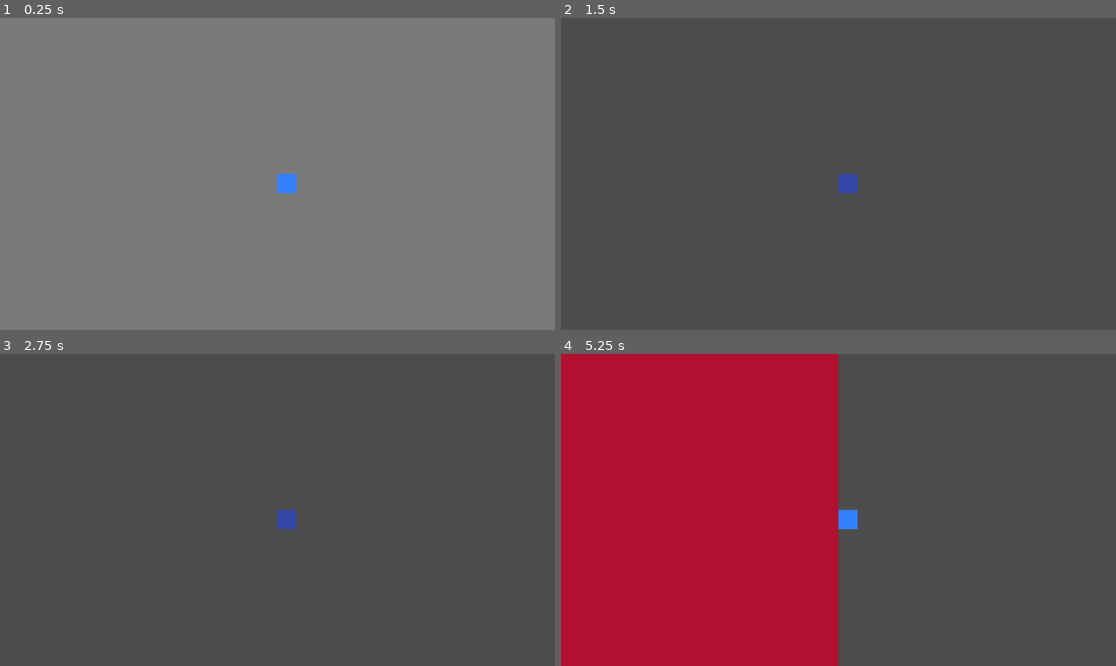
Above: before the commit, frames 1-4 (two rows, left to right).
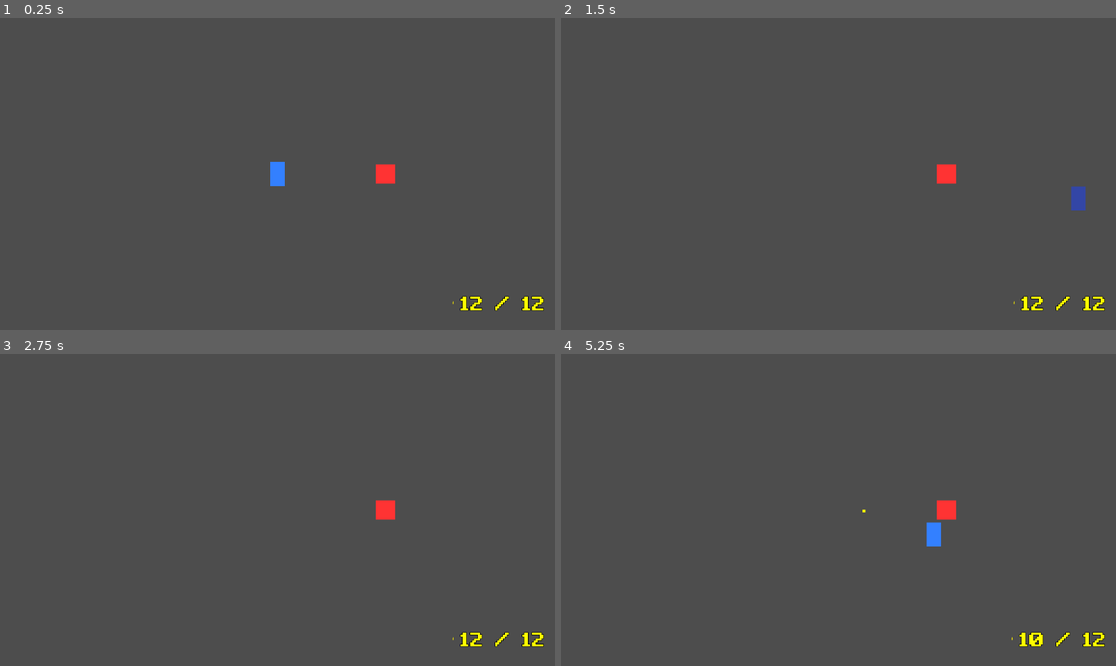
Above: after the commit, the same moments.

Repository: Michael-B-Li/game-jam
Game: Godot game, scene res://player/gun_test.tscn
The game is run twice, just before and just after one commit, with the same random seed, the same clock (stepped at 60 frames per second) and the same inputs. Before the commit the project starts from res://Dungeon/dungeonRoom.tscn.
Inputs (mouse positions are in pixels of both pictures, inside the frame that each line leads up to):
- Up to frame 1 (0.25 s): no input
- Up to frame 2 (1.5 s): tap Enter at 0.5 s; move the mouse to (960, 158) at 0.52 s; hold D (move_right) 0.53-1.28 s; tap Q (glitch_1) at 0.6 s; move the mouse to (727, 189) at 1.27 s; hold S (move_down) from 1.28 s (still down); tap E (glitch_2) at 1.35 s
- Up to frame 3 (2.75 s): move the mouse to (333, 441) at 2.02 s; release S (move_down) at 2.03 s; hold D (move_right) from 2.03 s (still down); tap F (glitch_3) at 2.1 s
- Up to frame 4 (5.25 s): tap Space at 2.75 s; move the mouse to (810, 572) at 2.77 s; release D (move_right) at 2.78 s; hold W (move_up) 2.78-3.53 s; tap Z (glitch_4) at 2.85 s; move the mouse to (1005, 556) at 3.52 s; hold A (move_left) 3.53-5.03 s; tap X (glitch_5) at 3.6 s; move the mouse to (672, 463) at 4.27 s; tap C (glitch_6) at 4.35 s; move the mouse to (866, 510) at 5.02 s; press the mouse at (866, 510) at 5.03 s; hold S (move_down) from 5.03 s (still down)

The runs differ from the first frame. In frame 1, 100% of the frame differs, in the area x 0-100%, y 0-100%; in frame 2, 0.9%; in frame 3, 0.7%; in frame 4, 51%.

Commit message:
gun test scene

Diff:
--- a/icon.svg
+++ /dev/null
@@ -1 +0,0 @@
-<svg xmlns="http://www.w3.org/2000/svg" width="128" height="128"><rect width="124" height="124" x="2" y="2" fill="#363d52" stroke="#212532" stroke-width="4" rx="14"/><g fill="#fff" transform="translate(12.322 12.322)scale(.101)"><path d="M105 673v33q407 354 814 0v-33z"/><path fill="#478cbf" d="m105 673 152 14q12 1 15 14l4 67 132 10 8-61q2-11 15-15h162q13 4 15 15l8 61 132-10 4-67q3-13 15-14l152-14V427q30-39 56-81-35-59-83-108-43 20-82 47-40-37-88-64 7-51 8-102-59-28-123-42-26 43-46 89-49-7-98 0-20-46-46-89-64 14-123 42 1 51 8 102-48 27-88 64-39-27-82-47-48 49-83 108 26 42 56 81zm0 33v39c0 276 813 276 814 0v-39l-134 12-5 69q-2 10-14 13l-162 11q-12 0-16-11l-10-65H446l-10 65q-4 11-16 11l-162-11q-12-3-14-13l-5-69z"/><path d="M483 600c0 34 58 34 58 0v-86c0-34-58-34-58 0z"/><circle cx="725" cy="526" r="90"/><circle cx="299" cy="526" r="90"/></g><g fill="#414042" transform="translate(12.322 12.322)scale(.101)"><circle cx="307" cy="532" r="60"/><circle cx="717" cy="532" r="60"/></g></svg>
--- a/player/gun_test.tscn
+++ b/player/gun_test.tscn
@@ -31,7 +31,7 @@
 
 [node name="GunTest" type="Node2D"]
 
-[node name="Player" type="Area2D" parent="."]
+[node name="Player" type="CharacterBody2D" parent="."]
 position = Vector2(576, 324)
 script = ExtResource("1_player")
 
@@ -73,6 +73,5 @@
 offset_bottom = 20.0
 color = Color(1, 0.2, 0.2, 1)
 
-[connection signal="body_entered" from="Player" to="Player" method="_on_player_body_entered"]
 
 [node name="AmmoDisplay" parent="." instance=ExtResource("3_ammo")]
--- a/project.godot
+++ b/project.godot
@@ -11,12 +11,21 @@
 [application]
 
 config/name="accessible game"
-run/main_scene="uid://by0y4tk3eu8ax"
+run/main_scene="res://player/gun_test.tscn"
 config/features=PackedStringArray("4.5", "Forward Plus")
-config/icon="res://icon.svg"
 
 [input]
 
+move_right={
+"deadzone": 0.2,
+"events": [Object(InputEventKey,"resource_local_to_scene":false,"resource_name":"","device":-1,"window_id":0,"alt_pressed":false,"shift_pressed":false,"ctrl_pressed":false,"meta_pressed":false,"pressed":false,"keycode":68,"physical_keycode":0,"key_label":0,"unicode":100,"location":0,"echo":false,"script":null)
+]
+}
+move_left={
+"deadzone": 0.2,
+"events": [Object(InputEventKey,"resource_local_to_scene":false,"resource_name":"","device":-1,"window_id":0,"alt_pressed":false,"shift_pressed":false,"ctrl_pressed":false,"meta_pressed":false,"pressed":false,"keycode":0,"physical_keycode":65,"key_label":0,"unicode":97,"location":0,"echo":false,"script":null)
+]
+}
 move_up={
 "deadzone": 0.2,
 "events": [Object(InputEventKey,"resource_local_to_scene":false,"resource_name":"","device":0,"window_id":0,"alt_presse …(189 unchanged characters)…
@@ -88,13 +97,3 @@
 "events": [Object(InputEventKey,"resource_local_to_scene":false,"resource_name":"","device":0,"window_id":0,"alt_presse …(189 unchanged characters)…
 ]
 }
-move_right={
-"deadzone": 0.2,
-"events": [Object(InputEventKey,"resource_local_to_scene":false,"resource_name":"","device":-1,"window_id":0,"alt_pressed":false,"shift_pressed":false,"ctrl_pressed":false,"meta_pressed":false,"pressed":false,"keycode":68,"physical_keycode":0,"key_label":0,"unicode":100,"location":0,"echo":false,"script":null)
-]
-}
-move_left={
-"deadzone": 0.2,
-"events": [Object(InputEventKey,"resource_local_to_scene":false,"resource_name":"","device":-1,"window_id":0,"alt_pressed":false,"shift_pressed":false,"ctrl_pressed":false,"meta_pressed":false,"pressed":false,"keycode":0,"physical_keycode":65,"key_label":0,"unicode":97,"location":0,"echo":false,"script":null)
-]
-}
Not shown, removed: icon.svg.import
